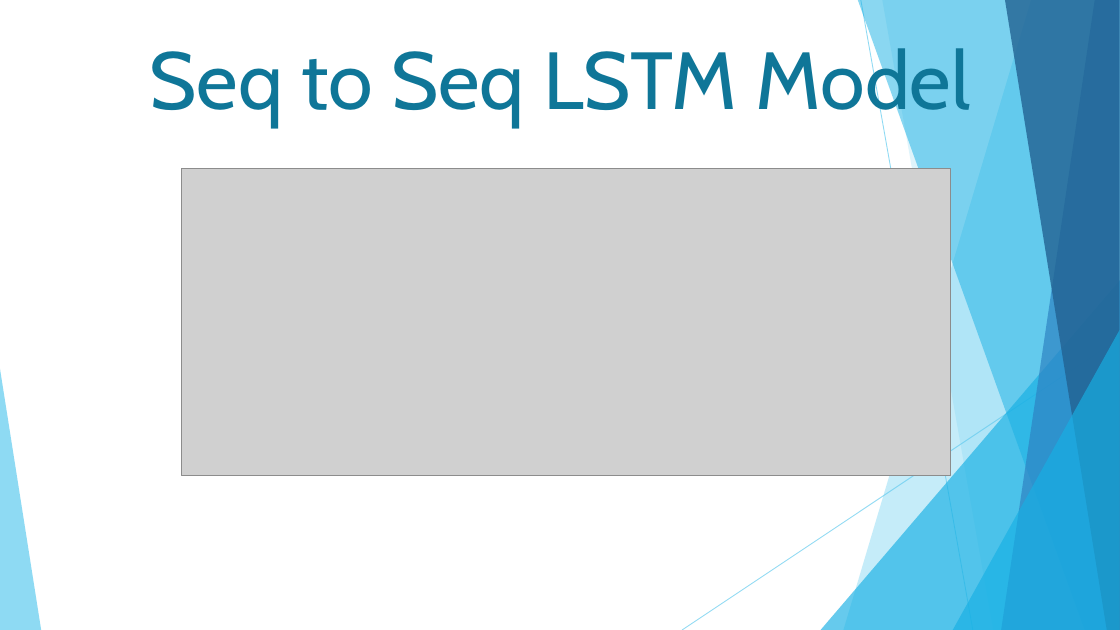
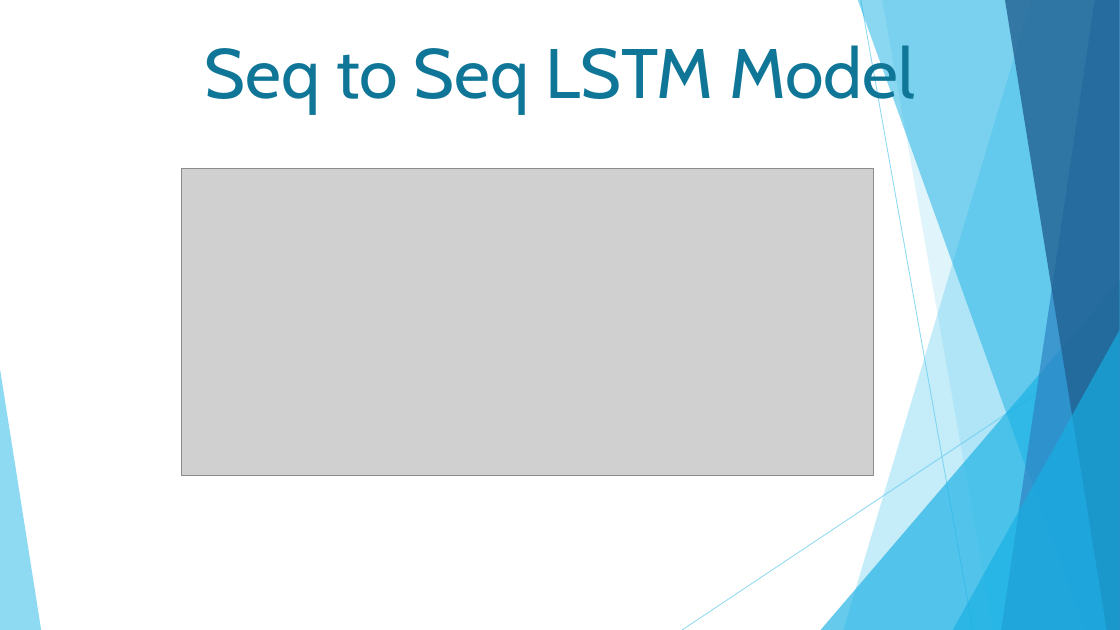
Before and after one commit to HomuraNagato/nerdy_nets, a slide deck: slide 11 of presentation/Nerdy Nets – GPT2.pptx. Drawn at 1120x630 pixels with LibreOffice and Linux fonts; fonts in the diff are those of the drawing; grey boxes stand for pictures. Boxes give left, top, right and bottom in pixels: in the first picture for what was removed or moved away, otherwise in the second. Text is boxed around its words. In the diff, an @@ line names an element or a change of style, - is before the commit and + after.

```diff
--- a/presentation/Nerdy Nets – GPT2.pptx
+++ b/presentation/Nerdy Nets – GPT2.pptx
@@ title "Seq to Seq LSTM Model" at bbox=[205, 39, 915, 114]: size 69.3 to 60 pt @@
@@ picture: place and size @@
-picture at bbox=[181, 169, 950, 476]
+picture at bbox=[181, 169, 874, 476]
```
Also in this commit, not shown: 2 other slides changed.
